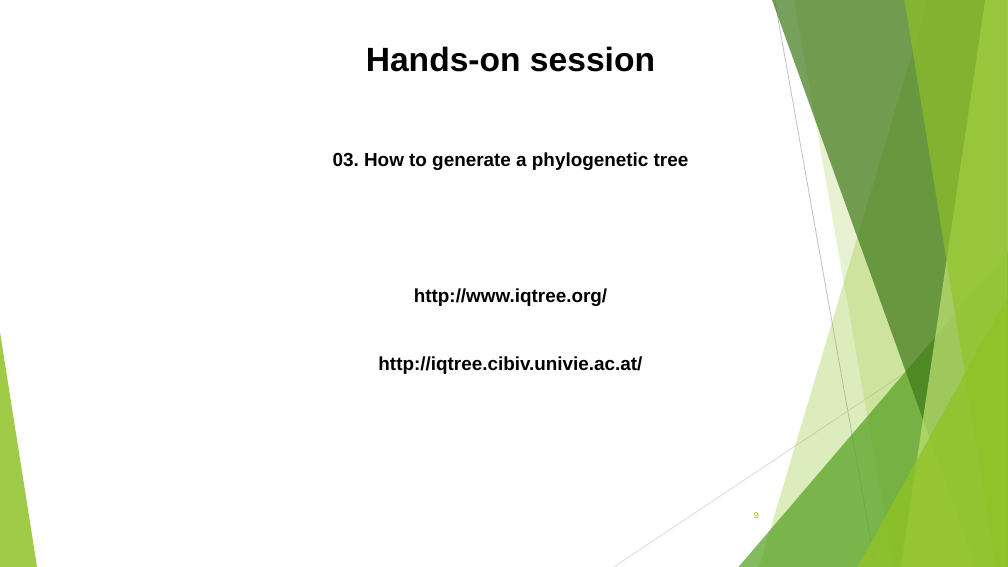
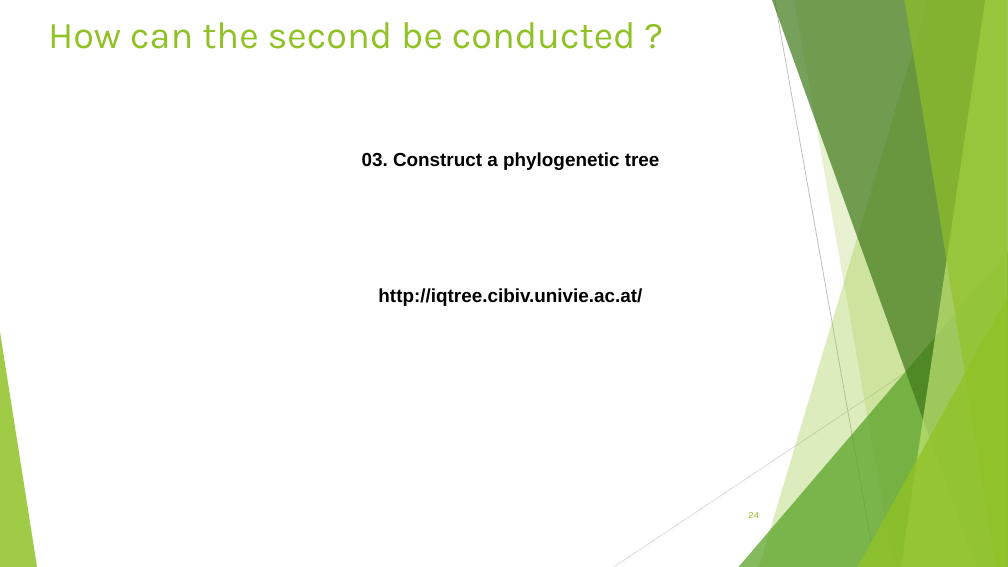
Before and after one commit to Yedomon/GBioS_Training_Genomics_Plant_Breeding_2024, a slide deck: slide 24 of Section04/004.pptx (slide 9 before the commit). Drawn at 1008x567 pixels with LibreOffice and Linux fonts; fonts in the diff are those of the drawing. Boxes give left, top, right and bottom in pixels: in the first picture for what was removed or moved away, otherwise in the second. Text is boxed around its words. In the diff, an @@ line names an element or a change of style, - is before the commit and + after.

```diff
--- a/Section04/004.pptx
+++ b/Section04/004.pptx
@@ title added at (x1=48, y1=22, x2=636, y2=49), 36 pt, text #90C226 @@
+How can the second be conducted ?
@@ text removed at (x1=366, y1=46, x2=655, y2=72) @@
-Hands-on session
@@ text at (x1=362, y1=152, x2=660, y2=170): text changed @@
-03. How to generate a phylogenetic tree
-http://www.iqtree.org/
+03. Construct a phylogenetic tree
@@ page number at (x1=748, y1=512, x2=759, y2=518): text changed @@
-9
+24
```
Also in this commit, not shown: 12 other slides changed, 16 slides added.
